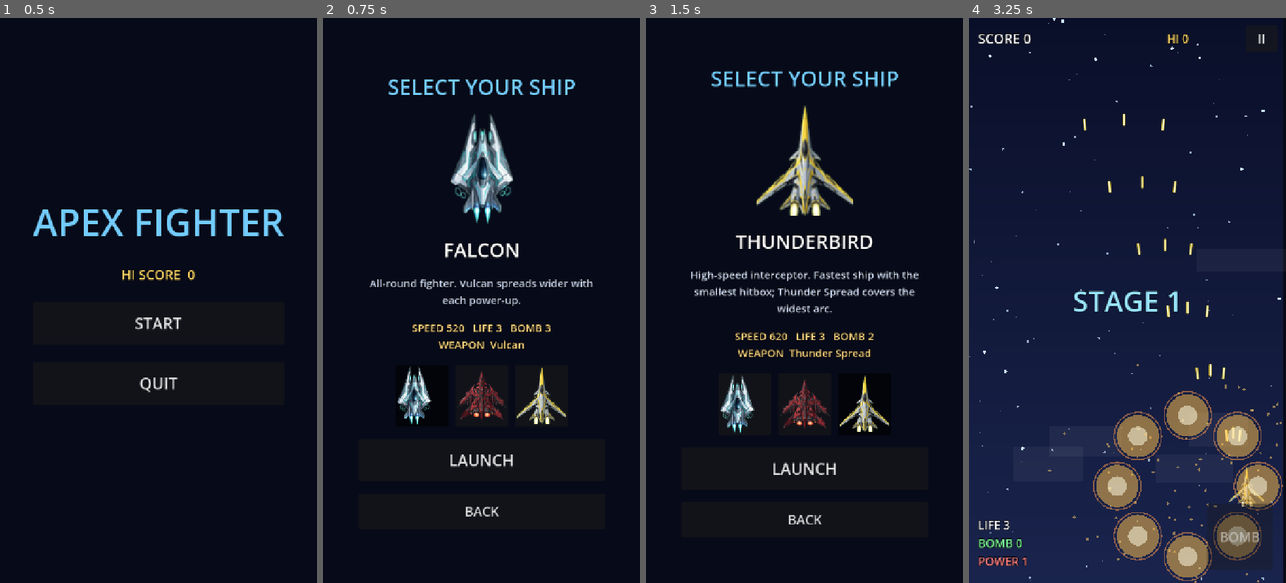
Above: before the commit, frames 1-4 (left to right).
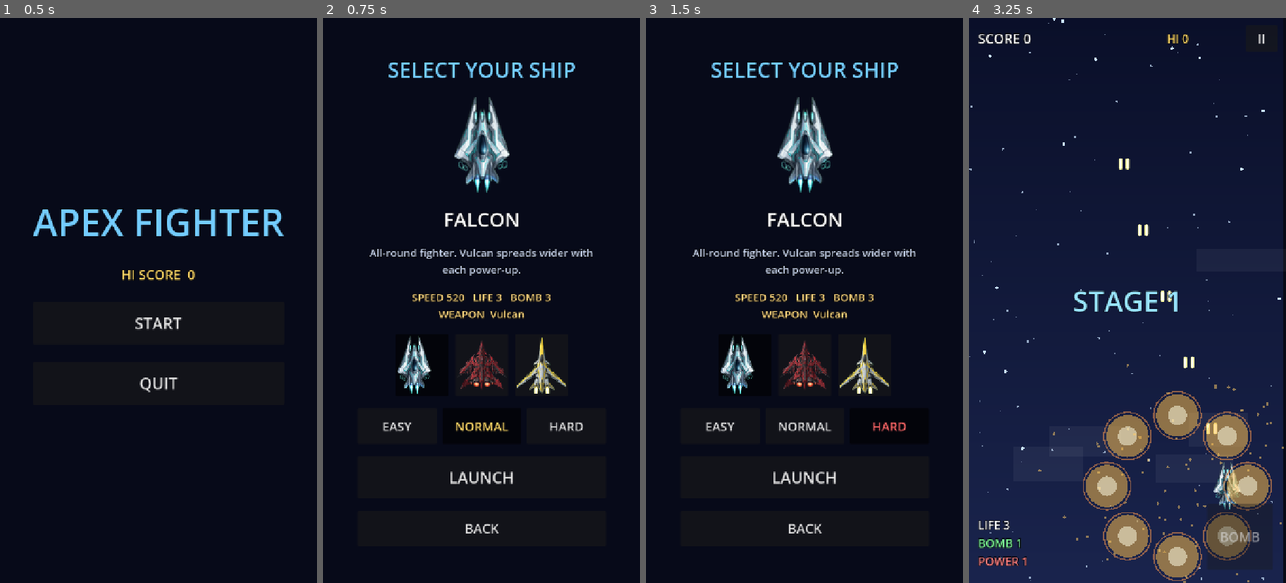
Above: after the commit, the same moments.

Repository: apsmkimo/Apex-Fighter
Game: Godot game, scene res://src/ui/menus/title_screen.tscn
The game is run twice, just before and just after one commit, with the same random seed, the same clock (stepped at 60 frames per second) and the same inputs.
Inputs (mouse positions are in pixels of both pictures, inside the frame that each line leads up to):
- Up to frame 1 (0.5 s): no input
- Up to frame 2 (0.75 s): click "START" at 0.5 s
- Up to frame 3 (1.5 s): click (890, 424) at 1.25 s, where only the run after the commit has a clickable "HARD"
- Up to frame 4 (3.25 s): click "LAUNCH" at 2 s; move the mouse to (1197, 272) at 2.77 s; hold Right (move_right) from 2.78 s (still down); hold X (bomb) from 2.78 s (still down); tap Space at 3.02 s

Frame 1 is identical in both runs. In frame 2, 11% of the frame differs, in the area x 14-86%, y 7-92%; in frame 3, 12%; in frame 4, 7.1%.

Commit message:
新增難度系統 EASY/NORMAL/HARD：調整敵人彈量、開火頻率與血量，各難度分開記錄最高分

Diff:
--- /dev/null
+++ b/data/difficulty/easy.tres
@@ -0,0 +1,13 @@
+[gd_resource type="Resource" script_class="DifficultyData" load_steps=2 format=3]
+
+[ext_resource type="Script" path="res://src/difficulty/difficulty_data.gd" id="1_diff"]
+
+[resource]
+script = ExtResource("1_diff")
+id = &"easy"
+display_name = "EASY"
+sort_order = 0
+color = Color(0.5, 1, 0.6, 1)
+hp_mult = 0.6
+bullet_count_mult = 0.6
+fire_interval_mult = 1.4
--- /dev/null
+++ b/data/difficulty/hard.tres
@@ -0,0 +1,13 @@
+[gd_resource type="Resource" script_class="DifficultyData" load_steps=2 format=3]
+
+[ext_resource type="Script" path="res://src/difficulty/difficulty_data.gd" id="1_diff"]
+
+[resource]
+script = ExtResource("1_diff")
+id = &"hard"
+display_name = "HARD"
+sort_order = 2
+color = Color(1, 0.4, 0.4, 1)
+hp_mult = 1.5
+bullet_count_mult = 1.4
+fire_interval_mult = 0.75
--- /dev/null
+++ b/data/difficulty/normal.tres
@@ -0,0 +1,13 @@
+[gd_resource type="Resource" script_class="DifficultyData" load_steps=2 format=3]
+
+[ext_resource type="Script" path="res://src/difficulty/difficulty_data.gd" id="1_diff"]
+
+[resource]
+script = ExtResource("1_diff")
+id = &"normal"
+display_name = "NORMAL"
+sort_order = 1
+color = Color(1, 0.85, 0.4, 1)
+hp_mult = 1.0
+bullet_count_mult = 1.0
+fire_interval_mult = 1.0
--- a/project.godot
+++ b/project.godot
@@ -15,8 +15,8 @@
 [autoload]
 
 Events="*res://src/autoload/events.gd"
+Database="*res://src/autoload/database.gd"
 GameManager="*res://src/autoload/game_manager.gd"
-Database="*res://src/autoload/database.gd"
 
 [display]
 
--- a/src/autoload/database.gd
+++ b/src/autoload/database.gd
@@ -5,9 +5,11 @@
 
 const SHIP_DIR := "res://data/ships/"
 const STAGE_DIR := "res://data/stages/"
+const DIFFICULTY_DIR := "res://data/difficulty/"
 
 var ships: Array[ShipData] = []
 var stages: Array[StageData] = []
+var difficulties: Array[DifficultyData] = []
 
 
 func _ready() -> void:
@@ -17,6 +19,10 @@
 	for res in _load_dir(STAGE_DIR):
 		if res is StageData:
 			stages.append(res)
+	for res in _load_dir(DIFFICULTY_DIR):
+		if res is DifficultyData:
+			difficulties.append(res)
+	difficulties.sort_custom(func(a: DifficultyData, b: DifficultyData) -> bool: return a.sort_order < b.sort_order)
 	ships.sort_custom(func(a: ShipData, b: ShipData) -> bool: return a.sort_order < b.sort_order)
 	stages.sort_custom(func(a: StageData, b: StageData) -> bool: return a.sort_order < b.sort_order)
 
@@ -26,6 +32,21 @@
 		if s.id == id:
 			return s
 	return null
+
+
+func get_difficulty(id: StringName) -> DifficultyData:
+	for d in difficulties:
+		if d.id == id:
+			return d
+	return null
+
+
+## 預設難度：NORMAL，找不到就用第一個
+func default_difficulty() -> DifficultyData:
+	var d := get_difficulty(&"normal")
+	if d == null and not difficulties.is_empty():
+		d = difficulties[0]
+	return d
 
 
 func first_stage() -> StageData:
--- a/src/autoload/game_manager.gd
+++ b/src/autoload/game_manager.gd
@@ -11,9 +11,12 @@
 
 var selected_ship: ShipData
 var current_stage: StageData
+var difficulty: DifficultyData
 
 var score := 0
 var hi_score := 0
+## 每個難度各自的最高分 { 難度 id: 分數 }
+var hi_scores := {}
 var lives := 0
 var bombs := 0
 var power_level := 0
@@ -23,6 +26,14 @@
 func _ready() -> void:
 	_setup_input_map()
 	_load_save()
+
+
+func set_difficulty(d: DifficultyData) -> void:
+	if d == null:
+		return
+	difficulty = d
+	hi_score = int(hi_scores.get(String(d.id), 0))
+	Events.hi_score_changed.emit(hi_score)
 
 
 # ---------- 一局遊戲 ----------
@@ -56,6 +67,8 @@
 	Events.score_changed.emit(score)
 	if score > hi_score:
 		hi_score = score
+		if difficulty:
+			hi_scores[String(difficulty.id)] = hi_score
 		Events.hi_score_changed.emit(hi_score)
 
 
@@ -125,13 +138,25 @@
 
 func _load_save() -> void:
 	var cfg := ConfigFile.new()
+	var last_diff := "normal"
 	if cfg.load(SAVE_PATH) == OK:
-		hi_score = int(cfg.get_value("score", "hi_score", 0))
+		# 舊版存檔只有一個 hi_score，視為 NORMAL 的紀錄
+		hi_scores["normal"] = int(cfg.get_value("score", "hi_score", 0))
+		if cfg.has_section("hi_scores"):
+			for key in cfg.get_section_keys("hi_scores"):
+				hi_scores[key] = int(cfg.get_value("hi_scores", key, 0))
+		last_diff = String(cfg.get_value("settings", "difficulty", "normal"))
+	var d := Database.get_difficulty(StringName(last_diff))
+	set_difficulty(d if d else Database.default_difficulty())
 
 
 func _save() -> void:
 	var cfg := ConfigFile.new()
-	cfg.set_value("score", "hi_score", hi_score)
+	cfg.set_value("score", "hi_score", int(hi_scores.get("normal", 0)))
+	for key in hi_scores:
+		cfg.set_value("hi_scores", key, hi_scores[key])
+	if difficulty:
+		cfg.set_value("settings", "difficulty", String(difficulty.id))
 	cfg.save(SAVE_PATH)
 
 
--- /dev/null
+++ b/src/difficulty/difficulty_data.gd
@@ -0,0 +1,31 @@
+class_name DifficultyData
+extends Resource
+## 難度設定。只影響敵人的彈量與血量，關卡、波次、場景完全相同。
+## 新增難度：在 data/difficulty/ 複製一份 .tres 改數值，選機畫面會自動多一個選項。
+
+@export var id: StringName = &"normal"
+@export var display_name := "NORMAL"
+@export var sort_order := 1
+@export var color := Color.WHITE
+
+@export_group("Enemy")
+## 敵機與 Boss 血量倍率
+@export var hp_mult := 1.0
+## 每一輪彈幕的子彈數倍率（只作用在原本就超過 1 發的彈幕）
+@export var bullet_count_mult := 1.0
+## 開火間隔倍率（小於 1 = 開火更頻繁）
+@export var fire_interval_mult := 1.0
+
+
+func scale_hp(hp: int) -> int:
+	return maxi(1, roundi(hp * hp_mult))
+
+
+func scale_count(count: int) -> int:
+	if count <= 1:
+		return count
+	return maxi(2, roundi(count * bullet_count_mult))
+
+
+func scale_interval(interval: float) -> float:
+	return interval * fire_interval_mult
--- a/src/entities/bosses/boss.gd
+++ b/src/entities/bosses/boss.gd
@@ -64,6 +64,8 @@
 	for i in phase.patterns.size():
 		var e := BulletEmitter.new()
 		var iv := phase.intervals[i] if i < phase.intervals.size() else 1.0
+		if GameManager.difficulty:
+			iv = GameManager.difficulty.scale_interval(iv)
 		e.configure(phase.patterns[i], iv, 0.6 + 0.2 * i)
 		e.enabled = false
 		add_child(e)
--- a/src/entities/enemies/enemy.gd
+++ b/src/entities/enemies/enemy.gd
@@ -36,9 +36,10 @@
 	var circle := CircleShape2D.new()
 	circle.radius = data.hit_radius
 	shape.shape = circle
-	health.setup(data.max_hp)
+	var diff := GameManager.difficulty
+	health.setup(diff.scale_hp(data.max_hp) if diff else data.max_hp)
 	health.died.connect(_on_died)
-	emitter.configure(data.bullet_pattern, data.fire_interval, data.first_fire_delay)
+	emitter.configure(data.bullet_pattern, diff.scale_interval(data.fire_interval) if diff else data.fire_interval, data.first_fire_delay)
 	emitter.enabled = false
 
 
--- a/src/patterns/bullet/aimed_pattern.gd
+++ b/src/patterns/bullet/aimed_pattern.gd
@@ -10,4 +10,4 @@
 	var to := target - origin
 	if to.length_squared() < 1.0:
 		to = Vector2.DOWN
-	return BulletPattern.fan(to, count, spread_deg)
+	return BulletPattern.fan(to, BulletPattern.diff_count(count), spread_deg)
--- a/src/patterns/bullet/bullet_pattern.gd
+++ b/src/patterns/bullet/bullet_pattern.gd
@@ -24,6 +24,11 @@
 		BulletPool.instance.spawn(origin, dir * bullet_speed, bullet_texture, bullet_radius, damage, false)
 
 
+## 依目前難度調整一輪的子彈數
+static func diff_count(count: int) -> int:
+	return GameManager.difficulty.scale_count(count) if GameManager.difficulty else count
+
+
 ## 工具：以 center 方向為中心，展開 count 發、總角度 spread_deg。
 static func fan(center: Vector2, count: int, spread_deg: float) -> Array[Vector2]:
 	var out: Array[Vector2] = []
--- a/src/patterns/bullet/ring_pattern.gd
+++ b/src/patterns/bullet/ring_pattern.gd
@@ -9,6 +9,7 @@
 func get_directions(_origin: Vector2, _target: Vector2, shot_index: int) -> Array[Vector2]:
 	var out: Array[Vector2] = []
 	var base := deg_to_rad(rotation_per_shot_deg * shot_index)
-	for i in count:
-		out.append(Vector2.DOWN.rotated(base + TAU * i / count))
+	var n := BulletPattern.diff_count(count)
+	for i in n:
+		out.append(Vector2.DOWN.rotated(base + TAU * i / n))
 	return out
--- a/src/patterns/bullet/spread_pattern.gd
+++ b/src/patterns/bullet/spread_pattern.gd
@@ -9,4 +9,4 @@
 
 
 func get_directions(_origin: Vector2, _target: Vector2, _shot_index: int) -> Array[Vector2]:
-	return BulletPattern.fan(Vector2.DOWN.rotated(deg_to_rad(-direction_deg)), count, spread_deg)
+	return BulletPattern.fan(Vector2.DOWN.rotated(deg_to_rad(-direction_deg)), BulletPattern.diff_count(count), spread_deg)
--- a/src/ui/menus/result_screen.gd
+++ b/src/ui/menus/result_screen.gd
@@ -9,6 +9,8 @@
 		col.add_child(UiKit.label("STAGE CLEAR!", 72, Color(0.5, 1, 0.7)))
 	else:
 		col.add_child(UiKit.label("GAME OVER", 72, Color(1, 0.4, 0.4)))
+	if GameManager.difficulty:
+		col.add_child(UiKit.label(GameManager.difficulty.display_name, 32, GameManager.difficulty.color))
 	col.add_child(UiKit.label("SCORE  %d" % GameManager.score, 40))
 	col.add_child(UiKit.label("HI SCORE  %d" % GameManager.hi_score, 32, Color(1, 0.85, 0.4)))
 	var retry := UiKit.button("RETRY")
--- a/src/ui/menus/ship_select.gd
+++ b/src/ui/menus/ship_select.gd
@@ -8,6 +8,7 @@
 var _desc: Label
 var _stats: Label
 var _list: HBoxContainer
+var _diff_row: HBoxContainer
 
 
 func _ready() -> void:
@@ -16,7 +17,7 @@
 	col.add_child(UiKit.label("SELECT YOUR SHIP", 48, UiKit.ACCENT))
 
 	_preview = TextureRect.new()
-	_preview.custom_minimum_size = Vector2(200, 250)
+	_preview.custom_minimum_size = Vector2(200, 220)
 	_preview.expand_mode = TextureRect.EXPAND_IGNORE_SIZE
 	_preview.stretch_mode = TextureRect.STRETCH_KEEP_ASPECT_CENTERED
 	col.add_child(_preview)
@@ -44,6 +45,20 @@
 		b.pressed.connect(_select.bind(ship))
 		_list.add_child(b)
 
+	# 難度選擇：自動列出 Database.difficulties
+	_diff_row = HBoxContainer.new()
+	_diff_row.alignment = BoxContainer.ALIGNMENT_CENTER
+	_diff_row.add_theme_constant_override(&"separation", 12)
+	col.add_child(_diff_row)
+	for d in Database.difficulties:
+		var db := UiKit.button(d.display_name, 28, Vector2(180, 80))
+		db.toggle_mode = true
+		db.add_theme_color_override(&"font_pressed_color", d.color)
+		db.add_theme_color_override(&"font_hover_pressed_color", d.color)
+		db.pressed.connect(_select_difficulty.bind(d))
+		_diff_row.add_child(db)
+	_refresh_difficulty()
+
 	var start := UiKit.button("LAUNCH")
 	start.pressed.connect(_launch)
 	col.add_child(start)
@@ -67,6 +82,16 @@
 		(_list.get_child(i) as Button).button_pressed = Database.ships[i] == ship
 
 
+func _select_difficulty(d: DifficultyData) -> void:
+	GameManager.set_difficulty(d)
+	_refresh_difficulty()
+
+
+func _refresh_difficulty() -> void:
+	for i in _diff_row.get_child_count():
+		(_diff_row.get_child(i) as Button).button_pressed = Database.difficulties[i] == GameManager.difficulty
+
+
 func _launch() -> void:
 	if _selected == null:
 		return
--- a/tests/smoke_test.gd
+++ b/tests/smoke_test.gd
@@ -26,7 +26,10 @@
 	for s in Database.ships:
 		if String(s.id) == want:
 			ship = s
-	print("[test] ship = %s" % ship.display_name)
+	var dw := OS.get_environment("SMOKE_DIFFICULTY")
+	if dw != "" and Database.get_difficulty(StringName(dw)):
+		GameManager.set_difficulty(Database.get_difficulty(StringName(dw)))
+	print("[test] ship = %s  difficulty = %s" % [ship.display_name, GameManager.difficulty.display_name])
 	GameManager.start_run(ship, Database.first_stage())
 	add_child((load(GameManager.SCENE_STAGE) as PackedScene).instantiate())
 
Not shown, added: src/difficulty/difficulty_data.gd.uid
